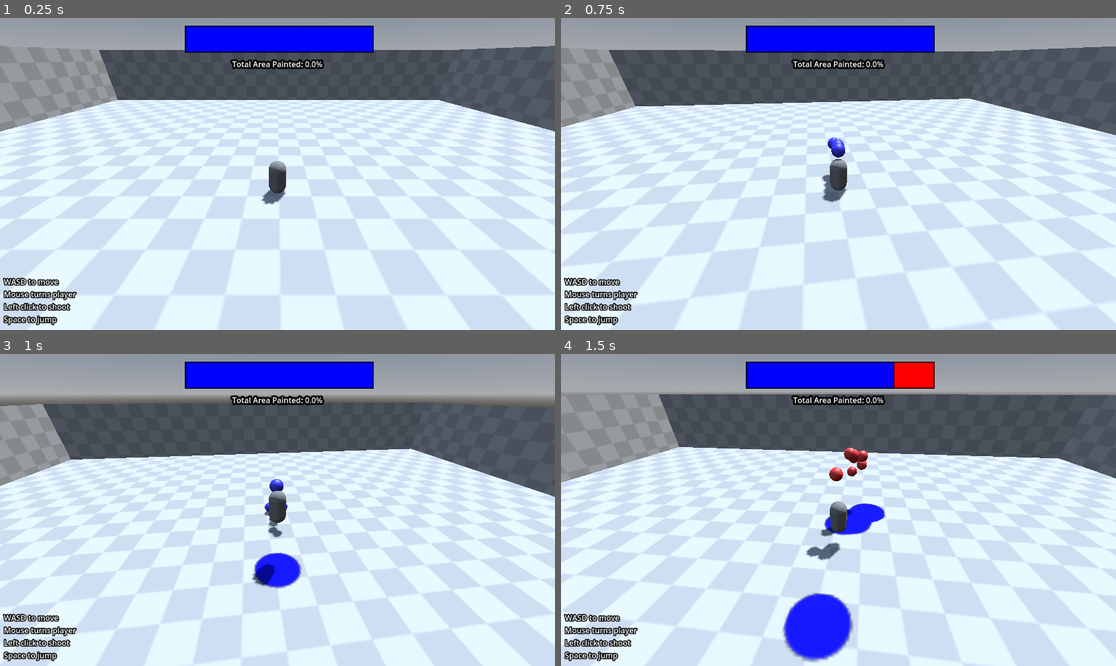
Above: before the commit, frames 1-4 (two rows, left to right).
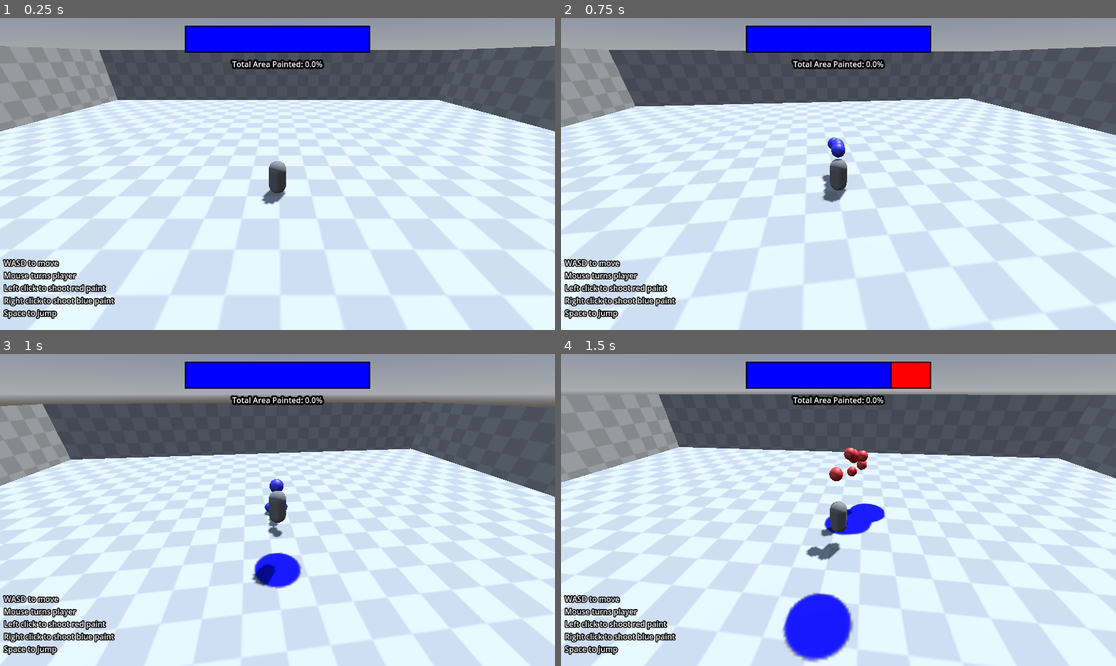
Above: after the commit, the same moments.

Repository: tossudev/godot-splatoon-paint
Game: Godot game, scene res://scenes/game.tscn
The game is run twice, just before and just after one commit, with the same random seed, the same clock (stepped at 60 frames per second) and the same inputs.
Inputs (mouse positions are in pixels of both pictures, inside the frame that each line leads up to):
- Up to frame 1 (0.25 s): no input
- Up to frame 2 (0.75 s): tap Enter at 0.5 s; move the mouse to (866, 174) at 0.52 s; hold W (move_forward) from 0.53 s (still down); hold Right mouse button (shoot_blue) from 0.53 s (still down)
- Up to frame 3 (1 s): keep holding W (move_forward); keep holding Right mouse button (shoot_blue); tap Space (jump) at 0.77 s
- Up to frame 4 (1.5 s): keep holding W (move_forward); tap Enter at 1.25 s; move the mouse to (810, 510) at 1.27 s; release Right mouse button (shoot_blue) at 1.28 s; click (810, 510) at 1.35 s

The runs differ from the first frame. In frame 1, 2.3% of the frame differs, in the area x 0-68%, y 2-99%; in frame 2, 2.3%; in frame 3, 2.3%; in frame 4, 2.4%.

Commit message:
update README, clean up a bit

Diff:
--- a/scenes/game.tscn
+++ b/scenes/game.tscn
@@ -178,19 +178,21 @@
 
 [node name="Instructions" type="Label" parent="HUD"]
 offset_left = 8.0
-offset_top = 536.0
-offset_right = 158.0
-offset_bottom = 637.0
+offset_top = 456.0
+offset_right = 237.0
+offset_bottom = 624.0
 theme_override_constants/outline_size = 8
 text = "WASD to move
 Mouse turns player
-Left click to shoot
+Left click to shoot red paint
+Right click to shoot blue paint
 Space to jump"
+vertical_alignment = 2
 
 [node name="ScoreBar" type="ProgressBar" parent="HUD"]
 offset_left = 384.0
 offset_top = 16.0
-offset_right = 776.0
+offset_right = 768.0
 offset_bottom = 72.0
 theme_override_styles/background = SubResource("StyleBoxFlat_0tnpc")
 theme_override_styles/fill = SubResource("StyleBoxFlat_vtaks")
--- a/scripts/player.gd
+++ b/scripts/player.gd
@@ -29,7 +29,7 @@
 			)
 
 
-func _physics_process(delta):
+func _physics_process(_delta):
 	_apply_vertical()
 	_apply_horizontal()
 
Binary file changed: screenshot.png
Not shown, changed: screenshot.png.import
Not shown, changed: README.md
